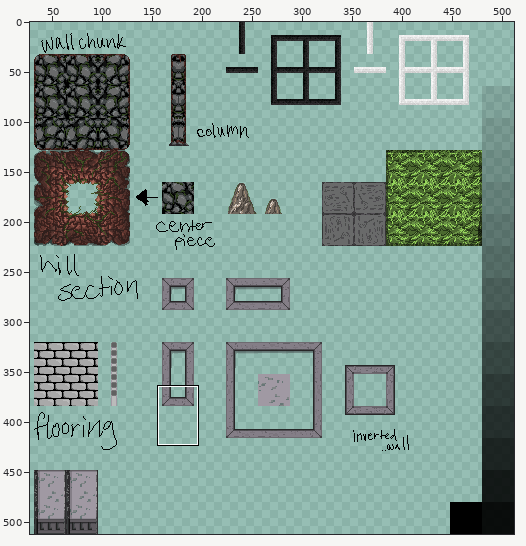
A sprite sheet gets an edit: background/images/bg_tilesetv2.png. The first picture is a wide view before the edit; the outline marks the close-up.
Close-up. Before the commit:
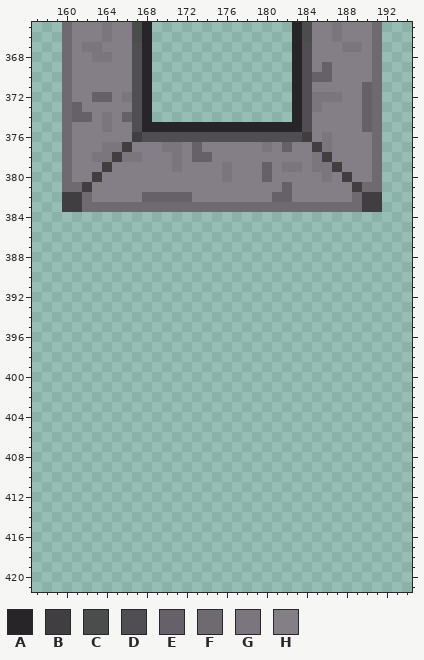
The file is 512x512 pixels. Pixels under 10% opacity are left out. Colours within 5 levels of each other are drawn and written as one. Shown: x 157..194, y 365..421. The wide view leaves out empty margins. The commit also changed other parts of the picture, which this record leaves out.
Palette (. is transparent): A #272527  B #403e41  C #4b4c4c  D #514e53  E #666168  F #6e6a70  G #7b757d  H #847e87
Pixels before, first column x 160:
365 FHHHGHHCA..............ACHHGHHHF
366 FHHHGHHCA..............ACHHGHHHF
367 FHGGHHHDA..............ADHHHGGHF
368 FHHGGHHDA..............ADHHHHHHF
369 FHHHHHHDA..............ADHEHHHHF
370 FHHHHHHDA..............ADEEHHHHF
371 FHHHHHHDA..............ADHHHHHEF
372 FHHEEHGDA..............ADGGGHHEF
373 FEHHHHHDA..............ADGHHHHEF
374 FEEHGHEDA..............ADHHHHHEF
375 FHHHGHHDAAAAAAAAAAAAAAAADHHHHHEF
376 FHHHHHHBDDDDDDDDDDDDDDDDBHGHHHHF
377 FHHHGGBHHHGGHEHHHHHHGHEHHBGHHHHF
378 FHHGGBGGHHHGHEEHHHHHHHHHHGBHHHHF
379 FHHHBHHHHHHGHHHHGHHHEHGGHGGBHHHF
380 FHHBHHHHHHHHHHHHGHHHEHHHHHGHBHHF
381 FFBHHHHHHHHHHHHHHHHHHHEHHHHHHBFF
382 BBFHHHHHEEEEEHHHHHHHHEEHHHHHHFBB
383 BBFFFFFFFFFFFFFFFFFFFFFFFFFFFFBB
The same view after the edit:
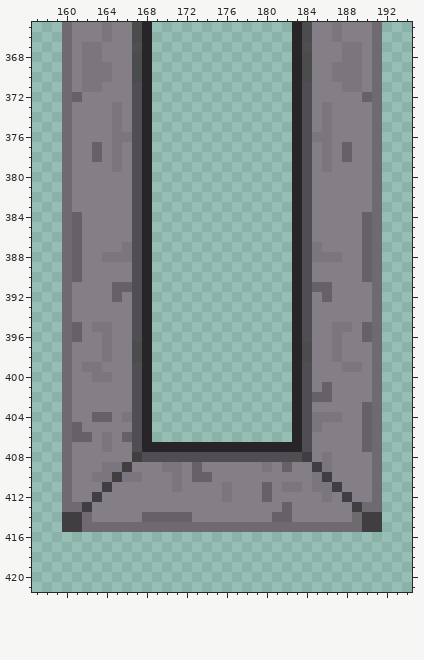
The exact change:
y 368: x 162 H -> G; x 164 G -> H; x 167 D -> C; x 184 D -> C; x 188..189 HH -> GG
y 369: x 162..164 HHH -> GGG; x 167 D -> C; x 184 D -> C; x 186..189 EHHH -> HGGG
y 370: x 162..164 HHH -> GGG; x 167 D -> C; x 184..189 DEEHHH -> CHHGGG
y 371: x 162..163 HH -> GG; x 188..190 HHE -> GGH
y 372: x 161 H -> E; x 163..164 EE -> HH; x 166 G -> H; x 185..187 GGG -> HHH
y 373: x 161 E -> H; x 165 H -> G; x 185..186 GH -> HG; x 190 E -> H
y 374: x 161..162 EE -> HH; x 164..166 GHE -> HGH; x 186 H -> G; x 190 E -> H
y 375: x 164..165 GH -> HG; x 169..182 AAAAAAAAAAAAAA -> ..............; x 186 H -> G; x 190 E -> H
y 376: x 165..185 HHBDDDDDDDDDDDDDDDDBH -> GGDA..............ADG
y 377: x 163..164 HG -> EH; x 166..185 BHHHGGHEHHHHHHGHEHHB -> HDA..............ADH; x 188 H -> E
y 378: x 163..186 GGBGGHHHGHEEHHHHHHHHHHGB -> EHGHDA..............ADHG; x 188 H -> E
y 379: x 164..165 BH -> HG; x 167..185 HHHHGHHHHGHHHEHGGHG -> DA..............ADH; x 187 B -> H
y 380: x 163 B -> H; x 167..184 HHHHHHHHHGHHHEHHHH -> DA..............AD; x 186 G -> H; x 188 B -> H
y 381: x 161..162 FB -> HH; x 167..184 HHHHHHHHHHHHHHHEHH -> DA..............AD; x 189..190 BF -> HH
y 382: x 160..162 BBF -> FHH; x 167..184 HEEEEEHHHHHHHHEEHH -> DA..............AD; x 189..191 FBB -> HHF
y 383: x 160..191 BBFFFFFFFFFFFFFFFFFFFFFFFFFFFFBB -> FHHHHHHDA..............ADHHHHHHF
y 384..386: x 160..168 ......... -> FEHHHHHDA; x 183..191 ......... -> ADHHHHHEF
y 387: x 160..168 ......... -> FEHHHHGDA; x 183..191 ......... -> ADGHHHHEF
y 388: x 160..168 ......... -> FEHHGGGDA; x 183..191 ......... -> ADGGGHHEF
y 389..390: x 160..168 ......... -> FEHHHHHDA; x 183..191 ......... -> ADHHHHHEF
y 391: x 160..168 ......... -> FHHHHEEDA; x 183..191 ......... -> ADEEHHHHF
y 392: x 160..168 ......... -> FHHHHEHDA; x 183..191 ......... -> ADHEHHHHF
y 393..394: x 160..168 ......... -> FHHHHHHDA; x 183..191 ......... -> ADHHHHHHF
y 395: x 160..168 ......... -> FEHGGHHDA; x 183..191 ......... -> ADHHGGHEF
y 396: x 160..168 ......... -> FEHHGHHDA; x 183..191 ......... -> ADHHGHHEF
y 397..398: x 160..168 ......... -> FHHHGHHCA; x 183..191 ......... -> ACHHGHHHF
y 399: x 160..168 ......... -> FHGGHHHDA; x 183..191 ......... -> ADHHHGGHF
y 400: x 160..168 ......... -> FHHGGHHDA; x 183..191 ......... -> ADHHHHHHF
y 401: x 160..168 ......... -> FHHHHHHDA; x 183..191 ......... -> ADHEHHHHF
y 402: x 160..168 ......... -> FHHHHHHDA; x 183..191 ......... -> ADEEHHHHF
y 403: x 160..168 ......... -> FHHHHHHDA; x 183..191 ......... -> ADHHHHHEF
y 404: x 160..168 ......... -> FHHEEHGDA; x 183..191 ......... -> ADGGGHHEF
y 405: x 160..168 ......... -> FEHHHHHDA; x 183..191 ......... -> ADGHHHHEF
y 406: x 160..168 ......... -> FEEHGHEDA; x 183..191 ......... -> ADHHHHHEF
y 407: x 160..191 ................................ -> FHHHGHHDAAAAAAAAAAAAAAAADHHHHHEF
y 408: x 160..191 ................................ -> FHHHHHHBDDDDDDDDDDDDDDDDBHGHHHHF
y 409: x 160..191 ................................ -> FHHHGGBHHHGGHEHHHHHHGHEHHBGHHHHF
y 410: x 160..191 ................................ -> FHHGGBGGHHHGHEEHHHHHHHHHHGBHHHHF
y 411: x 160..191 ................................ -> FHHHBHHHHHHGHHHHGHHHEHGGHGGBHHHF
y 412: x 160..191 ................................ -> FHHBHHHHHHHHHHHHGHHHEHHHHHGHBHHF
y 413: x 160..191 ................................ -> FFBHHHHHHHHHHHHHHHHHHHEHHHHHHBFF
y 414: x 160..191 ................................ -> BBFHHHHHEEEEEHHHHHHHHEEHHHHHHFBB
y 415: x 160..191 ................................ -> BBFFFFFFFFFFFFFFFFFFFFFFFFFFFFBB
Where, in picture pixels (left, top, right, bottom), the same in both close-ups:
changed: (62, 52, 382, 532)
